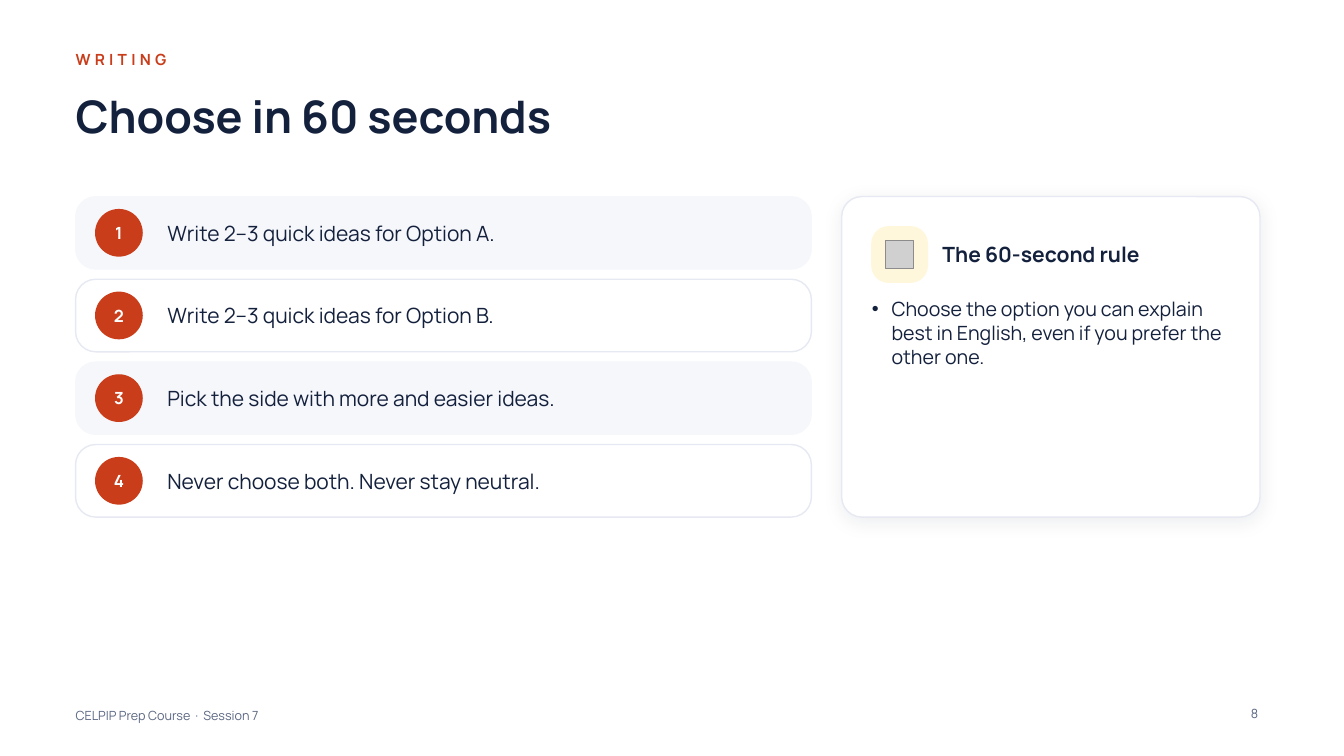
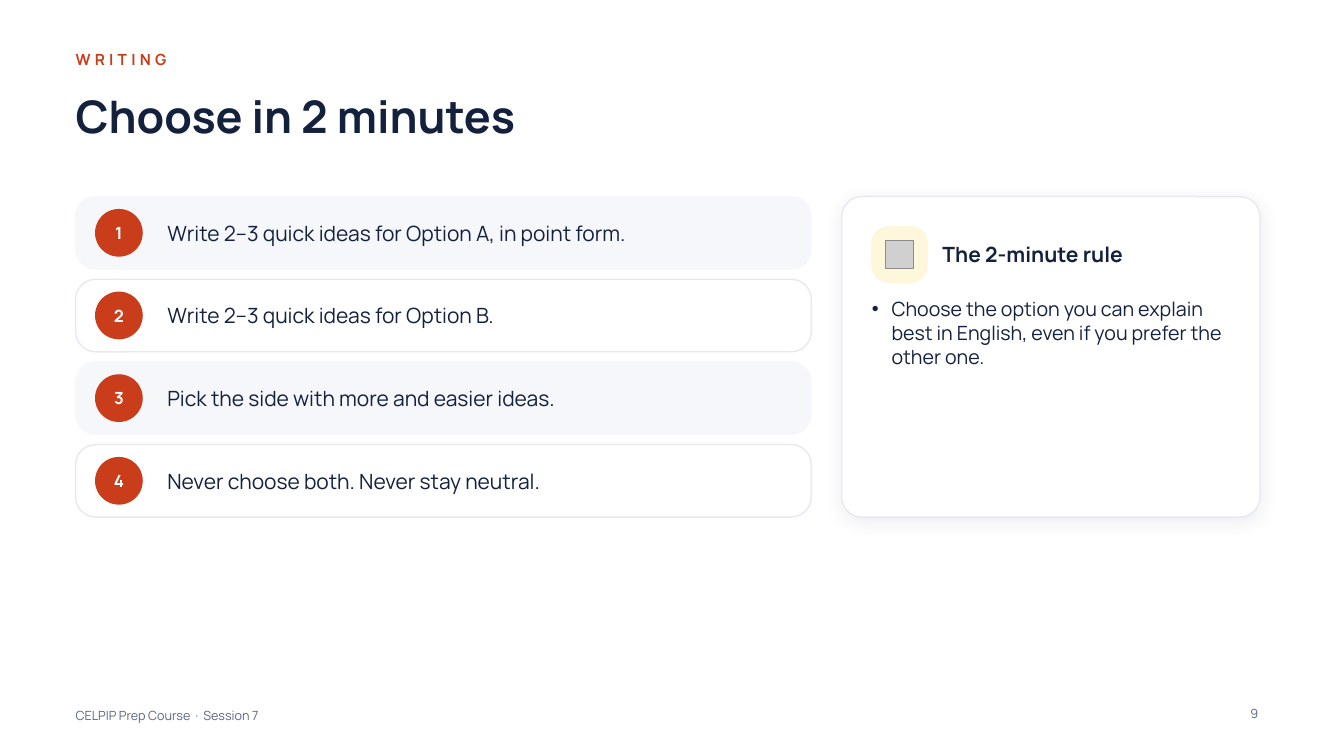
Before and after one commit to learnovateqa/The_English_Academy_CELPIP, a slide deck: slide 9 of decks/session-07.pptx (slide 8 before the commit). Drawn at 1344x756 pixels with LibreOffice and Linux fonts; fonts in the diff are those of the drawing; grey boxes stand for pictures. Boxes give left, top, right and bottom in pixels: in the first picture for what was removed or moved away, otherwise in the second. Text is boxed around its words. In the diff, an @@ line names an element or a change of style, - is before the commit and + after.

```diff
--- a/decks/session-07.pptx
+++ b/decks/session-07.pptx
@@ title at box(76, 100, 515, 134): text changed @@
-Choose in 60 seconds
+Choose in 2 minutes
@@ text at box(167, 225, 625, 246): text changed @@
-Write 2–3 quick ideas for Option A.
+Write 2–3 quick ideas for Option A, in point form.
@@ text at box(942, 246, 1123, 263): text changed @@
-The 60-second rule
+The 2-minute rule
```
Also in this commit, not shown: 7 other slides changed, 3 slides added, 3 other files.
